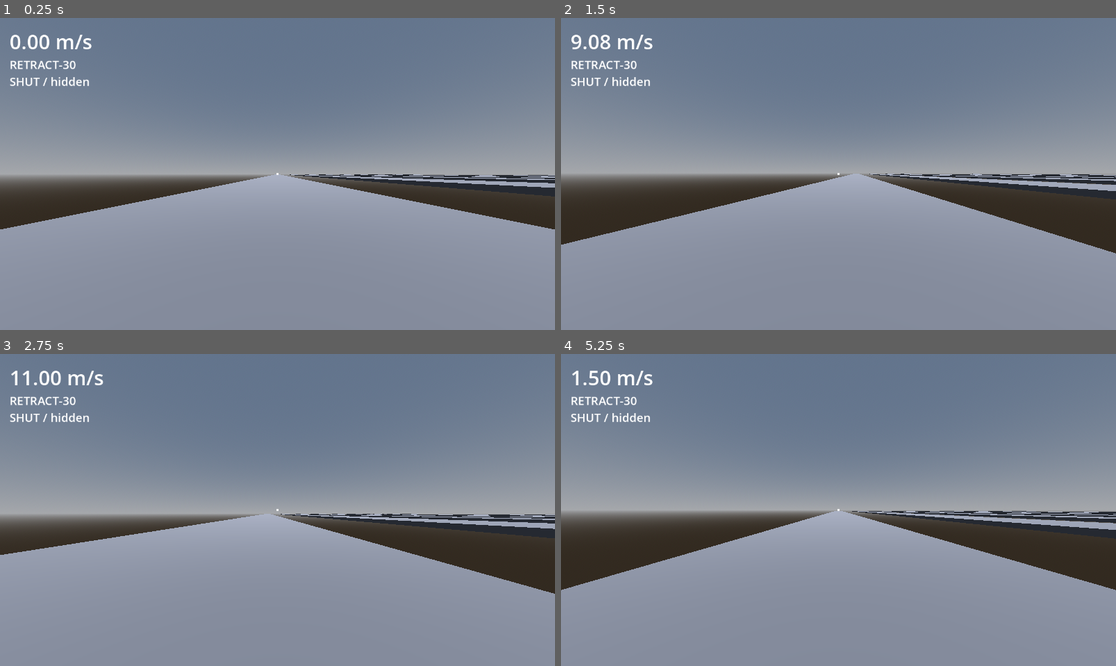
Above: before the commit, frames 1-4 (two rows, left to right).
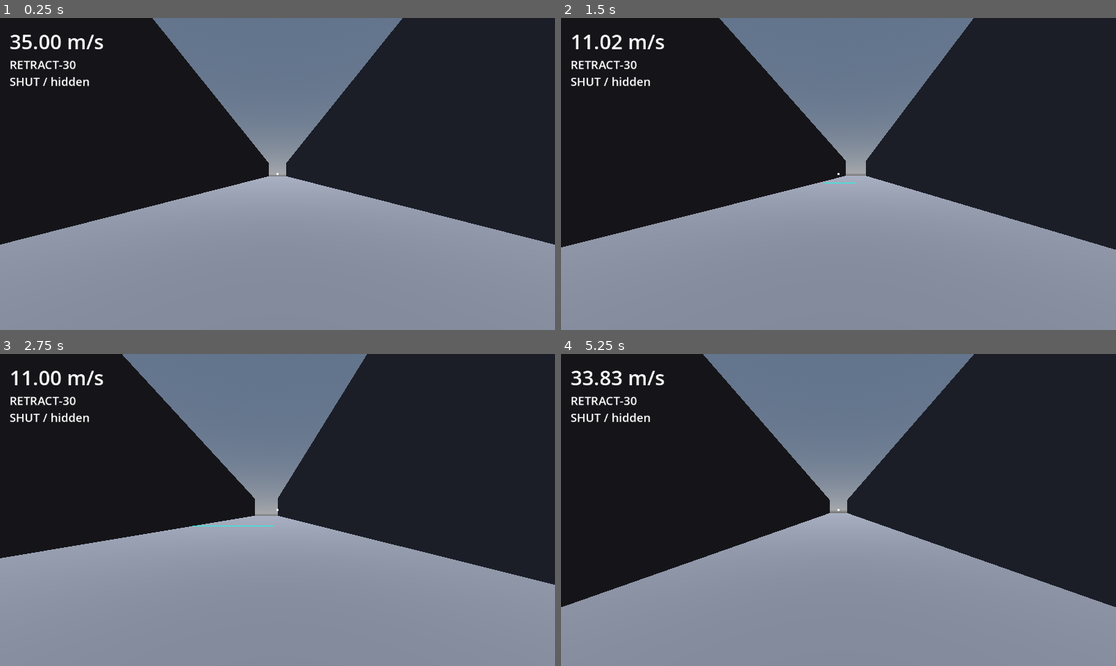
Above: after the commit, the same moments.

Repository: Crawford-Young/what-is-dark
Game: Godot game, scene res://scenes/gate_lab.tscn
The game is run twice, just before and just after one commit, with the same random seed, the same clock (stepped at 60 frames per second) and the same inputs. This scene is started directly instead of the project's main scene.
Inputs (mouse positions are in pixels of both pictures, inside the frame that each line leads up to):
- Up to frame 1 (0.25 s): no input
- Up to frame 2 (1.5 s): tap Enter at 0.5 s; move the mouse to (866, 174) at 0.52 s; hold W (move_forward) from 0.53 s (still down); click (866, 174) at 0.6 s; tap Space (jump) at 0.77 s; move the mouse to (810, 174) at 1.27 s; tap Q (glance) at 1.35 s
- Up to frame 3 (2.75 s): keep holding W (move_forward); tap Space (jump) at 1.52 s; move the mouse to (288, 503) at 2.02 s; hold Shift from 2.03 s (still down)
- Up to frame 4 (5.25 s): keep holding W (move_forward); move the mouse to (832, 516) at 2.77 s; release Shift at 2.78 s; tap Alt at 2.85 s; click (832, 516) at 2.92 s; tap Space (jump) at 3.02, 3.77, 4.52 s; move the mouse to (877, 513) at 3.52 s; tap Ctrl at 3.6 s; move the mouse to (794, 506) at 4.27 s; tap N at 4.35 s; move the mouse to (844, 510) at 5.02 s; tap P at 5.1 s; click (844, 510) at 5.17 s

The runs differ from the first frame. In frame 1, 48% of the frame differs, in the area x 0-100%, y 0-73%; in frame 2, 48%; in frame 3, 47%; in frame 4, 50%, in the area x 0-100%, y 0-82%.

Commit message:
feat: wall the gate-lab lanes, widen the deploy gap, start riders at speed
What: scripts/gate_lab.gd per #13 rulings 1 + 4 (2026-10-14). 12 m side
  walls (WALL_HEIGHT/WALL_THICKNESS, group lab_wall) flush to every
  lane's 16 m floor; retract lanes walled unbroken past the runout,
  deploy lanes walled to the gate plane and along the landing but NOT
  over the void. DEPLOY_GAP 35 m (GateNode.gap_length on deploy lanes,
  past the ~29.5 m jump reach at 39 m/s). Moving spawn: SPAWN_SPEED 35
  m/s set after teleport() (which zeroes velocity) on every reset path,
  SPAWN_HEIGHT 1.5 so the rider starts airborne (grounded friction
  bleeds ~7%/tick without jump held, player.gd:78-80); RUN_UP_LENGTH
  300 -> 60. Smoke test: gap, wall spans (none over the void), spawn
  speed. Repo CLAUDE.md gate-lab entry + tuning line.
Verified: `just test` -> rc 0, Scripts 20, 290/290 passing, 0 SCRIPT
  ERROR; `just launch` and headless 600-frame gate_lab launch -> rc 0,
  0 ERROR/WARNING. Spawn feel not yet ridden.
Next: re-add the gate-lab probe as a new DEBUG PROBE commit (0c0113d's
  content, click fields record the gate-opening click), then probe
  ride 2 at every station incl. TIMED-50.
Ruled out: walls over the deploy void (wall-rideable: RIDE_MAX_NORMAL_Y
  0.2, SINK_CAP -2 m/s -> a rider skips the bridge; user ruling).

Co-Authored-By: Claude Opus 5.5 <noreply@anthropic.com>

Diff:
--- a/scripts/gate_lab.gd
+++ b/scripts/gate_lab.gd
@@ -1,9 +1,13 @@
 extends Node3D
 ## Gate lab (4.1 T7): one straight lane per gate variant, side by side on x,
 ## for T8's sightline campaign. Lane (travel along -Z, floor top y = 0):
-##   spawn -> RUN_UP_LENGTH of bhop run-up -> approach-start line (a visible
-##   floor strip) -> D m -> gate near edge -> runout (retract) or a void gap of
-##   the bridge's gap_length then a landing floor (deploy).
+##   spawn (already moving at SPAWN_SPEED) -> RUN_UP_LENGTH of run-up ->
+##   approach-start line (a visible floor strip) -> D m -> gate near edge ->
+##   runout (retract) or a DEPLOY_GAP void then a landing floor (deploy).
+## Tall side walls (WALL_HEIGHT) flank every floor so a lane cannot be skirted.
+## Retract lanes are walled unbroken; deploy lanes are walled up to the gate
+## plane and again along the landing floor, but NOT over the void: a wall there
+## would be wall-rideable and let a rider skip the bridge.
 ## Every gate starts hidden and is revealed the tick the rider crosses its
 ## lane's approach line (user ruling, T7) -- so D is the true sightline budget.
 ## Station cycling follows the surf_lab pattern.
@@ -12,13 +16,18 @@
 const GATE_DISTANCES := [30.0, 40.0, 50.0, 60.0]  ## approach line -> gate near edge, m
 const TIMED_DISTANCE := 50.0  ## the timed gate's fixed approach distance
 const TIMED_WINDOW := 1.5  ## initial timed re-close window, s (T8 sweeps it)
-const RUN_UP_LENGTH := 300.0  ## spawn -> approach line. Generous on purpose: room to
-## strafe-hop from RUN_SPEED 11 up to ~25 m/s with distance to spare; the rider
-## verifies the reached speed on the HUD SpeedLabel.
+const RUN_UP_LENGTH := 60.0  ## spawn -> approach line (the rider is already at speed)
+const SPAWN_SPEED := 35.0  ## m/s along the lane at every spawn (measured line speed 34-39)
+const SPAWN_HEIGHT := 1.5  ## spawn origin y: ~0.6 m above standing rest (capsule 1.8 m), so
+## the rider starts airborne and ground friction (FRICTION 4 -> ~7%/tick) cannot bleed
+## SPAWN_SPEED before the first hop lands.
 const SPAWN_BACK := 4.0  ## floor extends this far behind the spawn (+z)
 const RUNOUT_LENGTH := 60.0  ## floor past a retract gate
 const LANDING_LENGTH := 40.0  ## landing floor past a deploy gate's void gap
 const LANE_WIDTH := 16.0  ## floor width = gate corridor width: no way around a barrier
+const DEPLOY_GAP := 35.0  ## void length of a deploy lane (GateNode.gap_length)
+const WALL_HEIGHT := 12.0  ## side walls: well over the 6 m barrier, out of wall-kick reach
+const WALL_THICKNESS := 1.0
 const LANE_SPACING := 40.0  ## lane centre-to-centre on x
 const FLOOR_THICKNESS := 1.0
 const LINE_DEPTH := 0.5  ## approach-line strip z-length
@@ -73,6 +82,7 @@
 func _reset_to_station() -> void:
 	var s: Dictionary = STATIONS[_station]
 	_player.teleport(s["spawn"], s["face"])
+	_player.velocity = (s["face"] as Vector3) * SPAWN_SPEED  # teleport() zeroes velocity
 	(s["gate"] as GateNode).reset()
 	_station_label.text = s["label"]
 
@@ -95,6 +105,8 @@
 	gate.timed_window = window
 	gate.corridor_width = LANE_WIDTH
 	gate.start_hidden = true
+	if kind == "deploy":
+		gate.gap_length = DEPLOY_GAP
 	gate.position = Vector3(x, 0.0, gate_z)
 	$Geometry.add_child(gate)
 
@@ -103,10 +115,12 @@
 		far_z = gate_z  # the approach floor ends at the near lip; the bridge spans the void
 		var landing_near := gate_z - gate.gap_length
 		_add_floor(x, landing_near, landing_near - LANDING_LENGTH)
+		_add_walls(x, landing_near, landing_near - LANDING_LENGTH)
 	_add_floor(x, SPAWN_BACK, far_z)
+	_add_walls(x, SPAWN_BACK, far_z)
 	_add_line_strip(x, line_z)
 
-	STATIONS.append({"label": label, "spawn": Vector3(x, 1.0, 0.0), "face": FACE_FORWARD,
+	STATIONS.append({"label": label, "spawn": Vector3(x, SPAWN_HEIGHT, 0.0), "face": FACE_FORWARD,
 		"gate": gate, "line_z": line_z})
 
 
@@ -124,6 +138,24 @@
 	body.add_child(_box_mesh(size, Color(0.4, 0.4, 0.42), false))
 	$Geometry.add_child(body)
 	_track_lowest(body.position.y - FLOOR_THICKNESS / 2.0)
+
+
+## Both side walls over [far_z, near_z]: inner faces flush with the floor edge,
+## top at WALL_HEIGHT. Grouped "lab_wall" so tests can inspect their extents.
+func _add_walls(x: float, near_z: float, far_z: float) -> void:
+	var size := Vector3(WALL_THICKNESS, WALL_HEIGHT, near_z - far_z)
+	for side in [-1.0, 1.0]:
+		var body := StaticBody3D.new()
+		body.position = Vector3(x + side * (LANE_WIDTH + WALL_THICKNESS) / 2.0,
+			WALL_HEIGHT / 2.0, (near_z + far_z) / 2.0)
+		var col := CollisionShape3D.new()
+		var shape := BoxShape3D.new()
+		shape.size = size
+		col.shape = shape
+		body.add_child(col)
+		body.add_child(_box_mesh(size, Color(0.3, 0.3, 0.34), false))
+		body.add_to_group(&"lab_wall")
+		$Geometry.add_child(body)
 
 
 ## The approach-start line: visual only (no collider), so it never bumps a hop.
--- a/tests/unit/test_gate_lab_smoke.gd
+++ b/tests/unit/test_gate_lab_smoke.gd
@@ -53,6 +53,61 @@
 	assert_false(gate.is_revealed())
 
 
+func _wall_spans(lab: Node3D, x: float) -> Array:
+	var spans := []  ## [near_z, far_z] of each wall on the lane at x
+	for wall in lab.get_tree().get_nodes_in_group(&"lab_wall"):
+		if absf(wall.position.x - x) < lab.LANE_WIDTH:
+			var half: float = (wall.get_child(0).shape as BoxShape3D).size.z / 2.0
+			spans.append([wall.position.z + half, wall.position.z - half])
+	return spans
+
+
+func test_deploy_gate_uses_the_deploy_gap() -> void:
+	var lab: Node3D = load("res://scenes/gate_lab.tscn").instantiate()
+	add_child_autofree(lab)
+	for s in lab.STATIONS:
+		if (s["gate"] as GateNode).kind == "deploy":
+			assert_eq((s["gate"] as GateNode).gap_length, lab.DEPLOY_GAP, s["label"])
+
+
+func test_retract_lane_has_unbroken_walls_on_both_sides() -> void:
+	var lab: Node3D = load("res://scenes/gate_lab.tscn").instantiate()
+	add_child_autofree(lab)
+	var s: Dictionary = lab.STATIONS[0]
+	var gate: GateNode = s["gate"]
+	var spans := _wall_spans(lab, gate.position.x)
+	assert_eq(spans.size(), 2, "one wall per side")
+	for span in spans:
+		assert_true(span[0] >= s["spawn"].z and span[1] <= gate.position.z - lab.RUNOUT_LENGTH + 0.01,
+			"covers spawn to past the gate")
+
+
+func test_deploy_lane_walls_leave_the_void_open() -> void:
+	var lab: Node3D = load("res://scenes/gate_lab.tscn").instantiate()
+	add_child_autofree(lab)
+	var gate: GateNode
+	for s in lab.STATIONS:
+		if (s["gate"] as GateNode).kind == "deploy":
+			gate = s["gate"]
+			break
+	var spans := _wall_spans(lab, gate.position.x)
+	assert_eq(spans.size(), 4, "approach + landing wall per side")
+	var void_near := gate.position.z
+	var void_far: float = gate.position.z - lab.DEPLOY_GAP
+	for span in spans:
+		assert_true(span[1] >= void_near - 0.01 or span[0] <= void_far + 0.01, "wall overlaps the void")
+
+
+func test_reset_spawns_the_rider_at_speed() -> void:
+	var lab: Node3D = load("res://scenes/gate_lab.tscn").instantiate()
+	add_child_autofree(lab)
+	var player: Player = lab.get_node("Player")
+	player.velocity = Vector3.ZERO
+	lab._reset_to_station()
+	var horiz := Vector2(player.velocity.x, player.velocity.z).length()
+	assert_almost_eq(horiz, lab.SPAWN_SPEED, 0.01)
+
+
 func test_resolve_gate_from_direct_child() -> void:
 	var gate: GateNode = autofree(GateNode.new())
 	var child := Node3D.new()
Not shown, changed: CLAUDE.md
